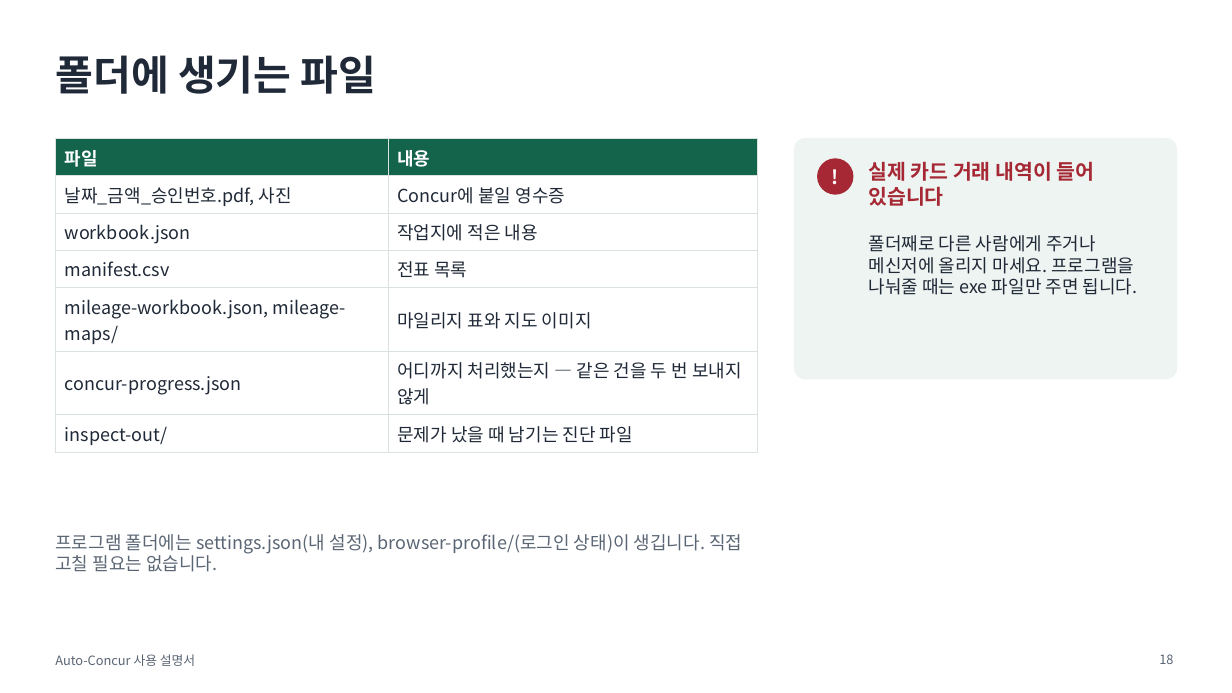
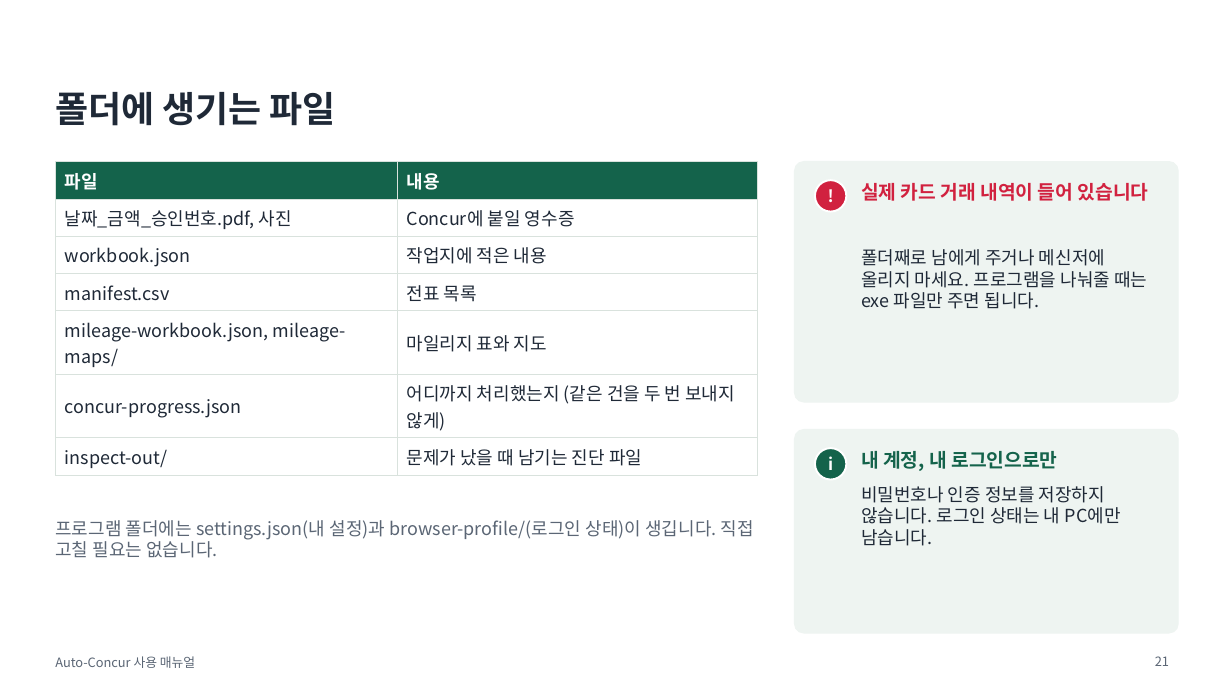
Before and after one commit to oks9924/Auto-Concur, a slide deck: slide 21 of docs/manual.pptx (slide 18 before the commit). Drawn at 1232x693 pixels with LibreOffice and Linux fonts; fonts in the diff are those of the drawing. Boxes give left, top, right and bottom in pixels: in the first picture for what was removed or moved away, otherwise in the second. Text is boxed around its words. In the diff, an @@ line names an element or a change of style, - is before the commit and + after.

```diff
--- a/docs/manual.pptx
+++ b/docs/manual.pptx
@@ title "폴더에 생기는 파일": place and size @@
-title "폴더에 생기는 파일" at [55,55,377,94]
+title "폴더에 생기는 파일" at [55,92,336,126]
@@ title "폴더에 생기는 파일" at [55,92,336,126]: size 32 to 28 pt @@
@@ table at [55,162,758,472] @@
-row 5, column 2: 마일리지 표와 지도 이미지
+row 5, column 2: 마일리지 표와 지도
-row 6, column 2: 어디까지 처리했는지 — 같은 건을 두 번 보내지 않게
+row 6, column 2: 어디까지 처리했는지 (같은 건을 두 번 보내지 않게)
@@ table: place and size @@
-table at [55,139,758,449]
+table at [55,162,758,472]
@@ rounded rectangle: place and size @@
-rounded rectangle at [795,139,1177,379]
+rounded rectangle at [795,162,1178,402]
@@ rounded rectangle at [795,162,1178,402]: proportions changed @@
@@ text "!": place and size @@
-text "!" at [818,159,853,194]
+text "!" at [815,180,847,212]
@@ ellipse: place and size @@
-ellipse at [818,159,853,194]
+ellipse at [815,180,847,212]
@@ text "!" at [815,180,847,212]: size 15 to 13 pt @@
@@ ellipse at [815,180,847,212]: fill #A52834 to #D1213F; outline #A52834 1 pt to #FFFFFF 1.5 pt @@
@@ text "실제 카드 거래 내역이 들어 ...": place and size @@
-text "실제 카드 거래 내역이 들어 ..." at [869,161,1095,206]
+text "실제 카드 거래 내역이 들어 ..." at [861,183,1149,201]
@@ text "실제 카드 거래 내역이 들어 ..." at [861,183,1149,201]: size 16 to 15 pt, text colour #A52834 to #D1213F @@
@@ text at [861,249,1147,309]: text changed @@
-폴더째로 다른 사람에게 주거나 메신저에 올리지 마세요. 프로그램을 나눠줄 때는 exe 파일만 주면 됩니다.
+폴더째로 남에게 주거나 메신저에 올리지 마세요. 프로그램을 나눠줄 때는 exe 파일만 주면 됩니다.
@@ rounded rectangle added at [795,430,1178,633], fill #EEF4F1, outline #EEF4F1 1 pt @@
@@ ellipse added at [815,448,847,480], fill #14634B, outline #FFFFFF 1.5 pt @@
@@ text added at [828,456,833,470], 13 pt, text #FFFFFF, bold @@
+i
@@ text added at [861,451,1057,471], 15 pt, text #14634B, bold @@
+내 계정, 내 로그인으로만
@@ text added at [861,486,1121,546], 14 pt, text #1F2937 @@
+비밀번호나 인증 정보를 저장하지 않습니다. 로그인 상태는 내 PC에만 남습니다.
@@ text at [55,520,754,558]: text changed @@
-프로그램 폴더에는 settings.json(내 설정), browser-profile/(로그인 상태)이 생깁니다. 직접 고칠 필요는 없습니다.
+프로그램 폴더에는 settings.json(내 설정)과 browser-profile/(로그인 상태)이 생깁니다. 직접 고칠 필요는 없습니다.
@@ text at [55,656,195,668]: text changed @@
-Auto-Concur 사용 설명서
+Auto-Concur 사용 매뉴얼
@@ page number added at [1155,656,1169,666], 10 pt, text #5B6675 @@
+21
@@ page number removed at [1159,654,1173,664] @@
-18
```
Also in this commit, not shown: 9 other slides changed, 11 slides added, 9 slides removed.
